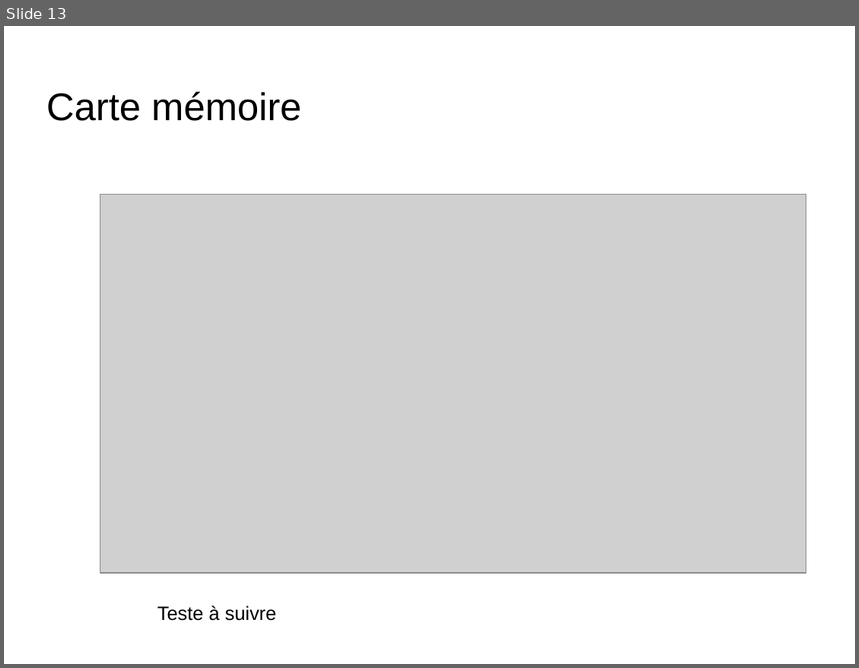
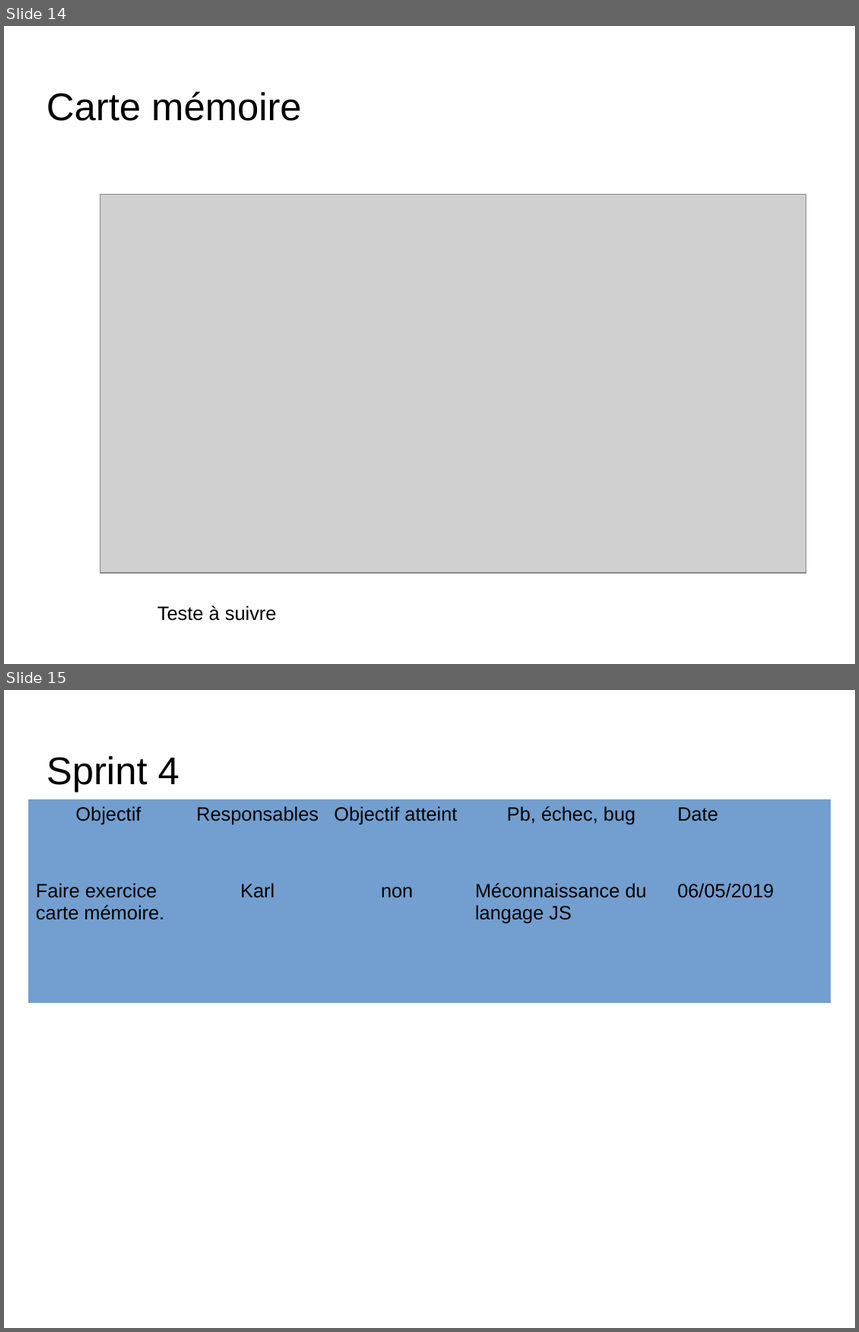
Before and after one commit to ClementM0512/Projet_Ortho, a slide deck: diapo karl Bourgault.odp. Shown one above the other, each under a label of ours: slide 13 before the commit, slides 14 and 15 after it. The pictures are 859x668 and 859x1332 pixels, drawn with LibreOffice and Linux fonts; fonts in the diff are those of the drawing; grey boxes stand for pictures; background and template pictures are left out. Boxes give left, top, right and bottom in pixels: in the first picture for what was removed or moved away, otherwise in the second. Text is boxed around its words. In the diff, an @@ line names an element or a change of style, - is before the commit and + after.

```diff
--- a/diapo karl Bourgault.odp
+++ b/diapo karl Bourgault.odp
@@ slide 15 added at [4, 690, 855, 1328], background picture (left out) @@
@@ title added at [47, 756, 180, 792], 36 pt, text #000000 @@
+Sprint 4
@@ table added at [28, 799, 830, 999], 2 rows, 5 columns @@
+Objectif | Responsables | Objectif atteint | Pb, échec, bug | Date
+Faire exercice carte mémoire. | Karl | non | Méconnaissance du langage JS | 06/05/2019
@@ what was slide 13 is now slide 14 @@
```
Also in this commit, not shown: 4 slides changed, 3 other slides added, 2 slides removed, 2 other files.
